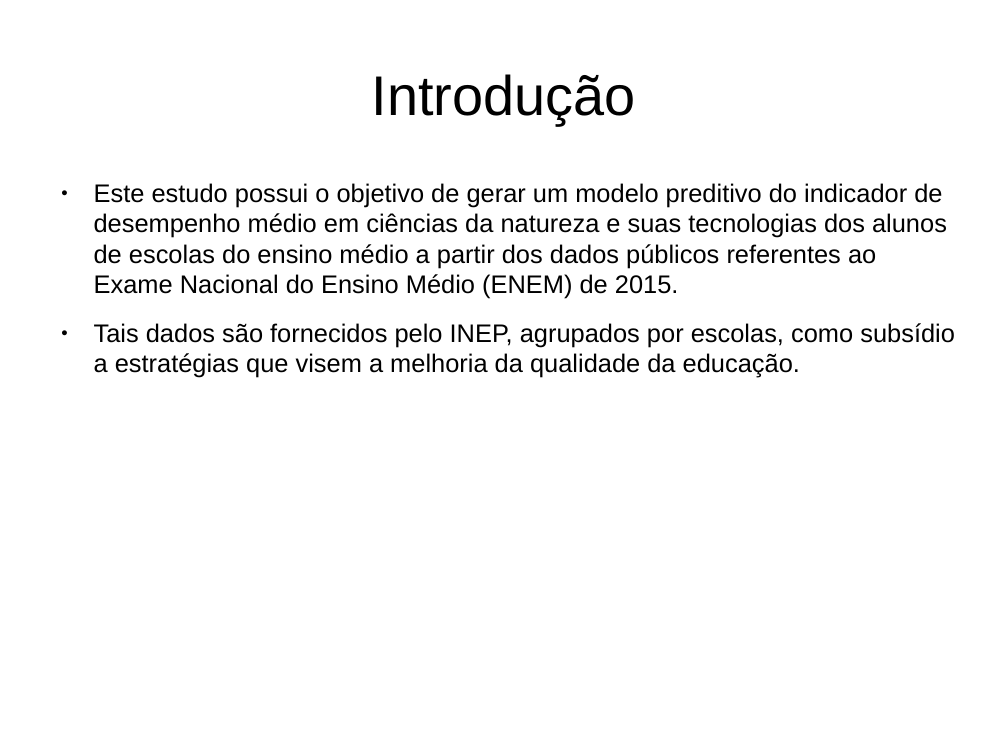
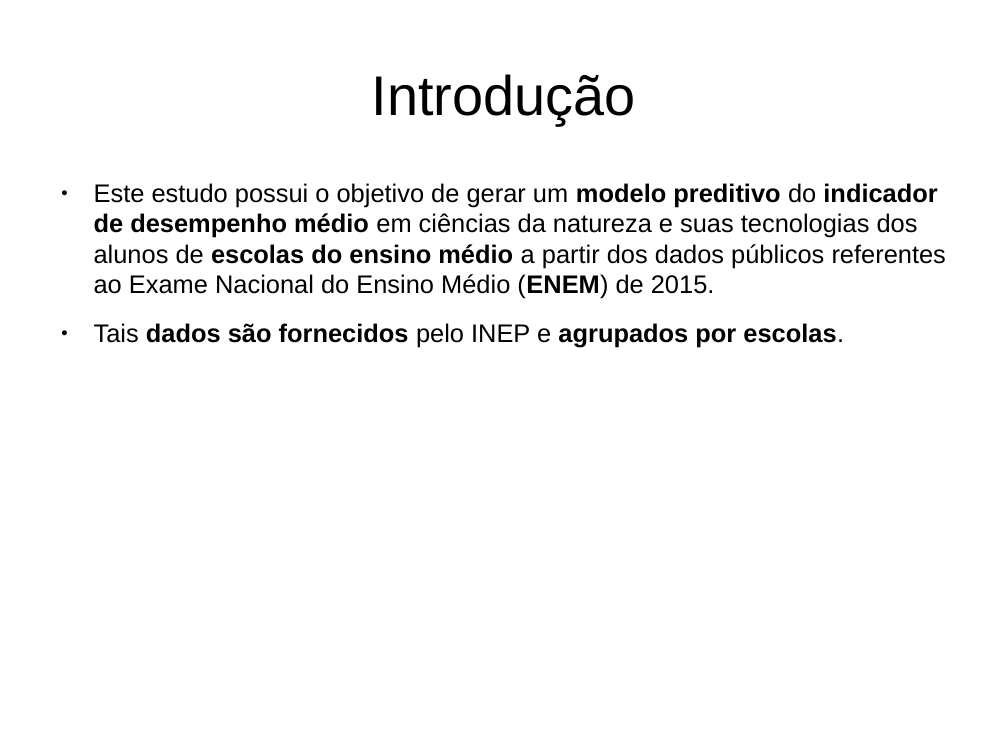
Before and after one commit to alexandre-costa-81/mpdc, a slide deck: slide 6 of mineracao-de-dados-educacionais-nos-resultados-do-enem-de-2015.odp. Drawn at 1008x756 pixels with LibreOffice and Linux fonts; fonts in the diff are those of the drawing. Boxes give left, top, right and bottom in pixels: in the first picture for what was removed or moved away, otherwise in the second. Text is boxed around its words. In the diff, an @@ line names an element or a change of style, - is before the commit and + after.

```diff
--- a/mineracao-de-dados-educacionais-nos-resultados-do-enem-de-2015.odp
+++ b/mineracao-de-dados-educacionais-nos-resultados-do-enem-de-2015.odp
@@ text at (x1=94, y1=183, x2=946, y2=299): bold on in "modelo preditivo indicador de desempenho médio escolas ..." @@
@@ text at (x1=94, y1=323, x2=844, y2=347): text changed; bold on @@
-● Tais dados são fornecidos pelo INEP, agrupados por escolas, como subsídio a estratégias que visem a melhoria da qualidade da educação.
+● Tais dados são fornecidos pelo INEP e agrupados por escolas.
```
Also in this commit, not shown: 9 other slides changed, 2 other files.
